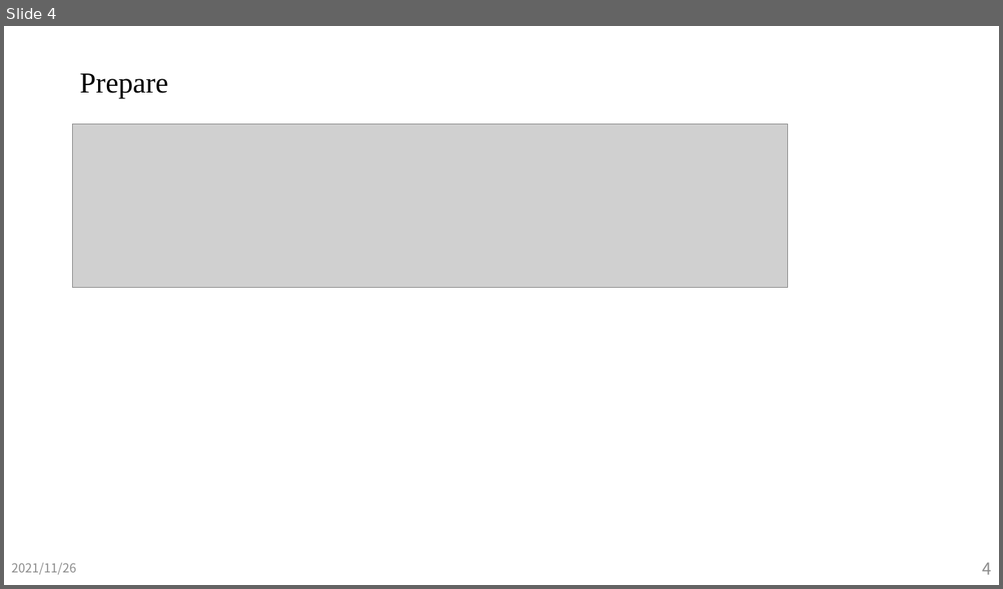
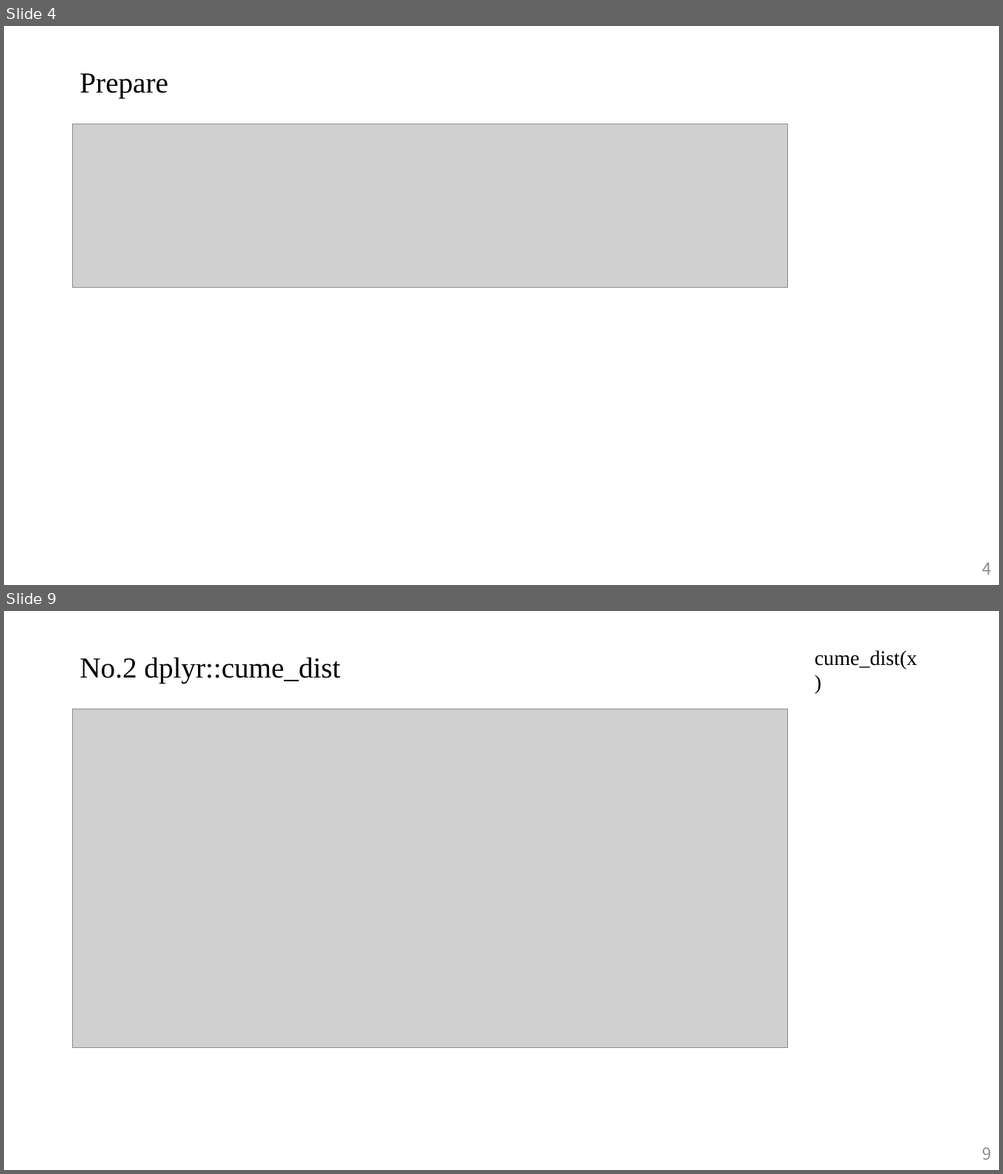
Before and after one commit to JeffWu86/110-1_Quantitative_Methods_For_Decision_Making, a slide deck: Video1/Video1.pptx. Shown one above the other, each under a label of ours: slide 4 before the commit, slides 4 and 9 after it; the slides between them are not shown. The pictures are 1003x589 and 1003x1174 pixels, drawn with LibreOffice and Linux fonts; fonts in the diff are those of the drawing; grey boxes stand for pictures. Boxes give left, top, right and bottom in pixels: in the first picture for what was removed or moved away, otherwise in the second. Text is boxed around its words. In the diff, an @@ line names an element or a change of style, - is before the commit and + after.

```diff
--- a/Video1/Video1.pptx
+++ b/Video1/Video1.pptx
@@ slide 9 added at bbox=[4, 611, 999, 1170], background #FFFFFF @@
@@ text added at bbox=[814, 650, 917, 669], 20 pt, text #000000 @@
+cume_dist(x)
@@ title added at bbox=[79, 657, 340, 684], 28 pt, text #000000 @@
+No.2 dplyr::cume_dist
@@ picture added at bbox=[73, 709, 788, 1048] @@
@@ page number added at bbox=[982, 1147, 990, 1160], 16 pt, text #8C8C8C @@
+9
@@ slide 4 changed as well @@
@@ text removed at bbox=[11, 563, 77, 575] @@
-2021/11/26
```
Also in this commit, not shown: 4 other slides changed, 25 other slides added, 27 slides removed, 2 other files.
